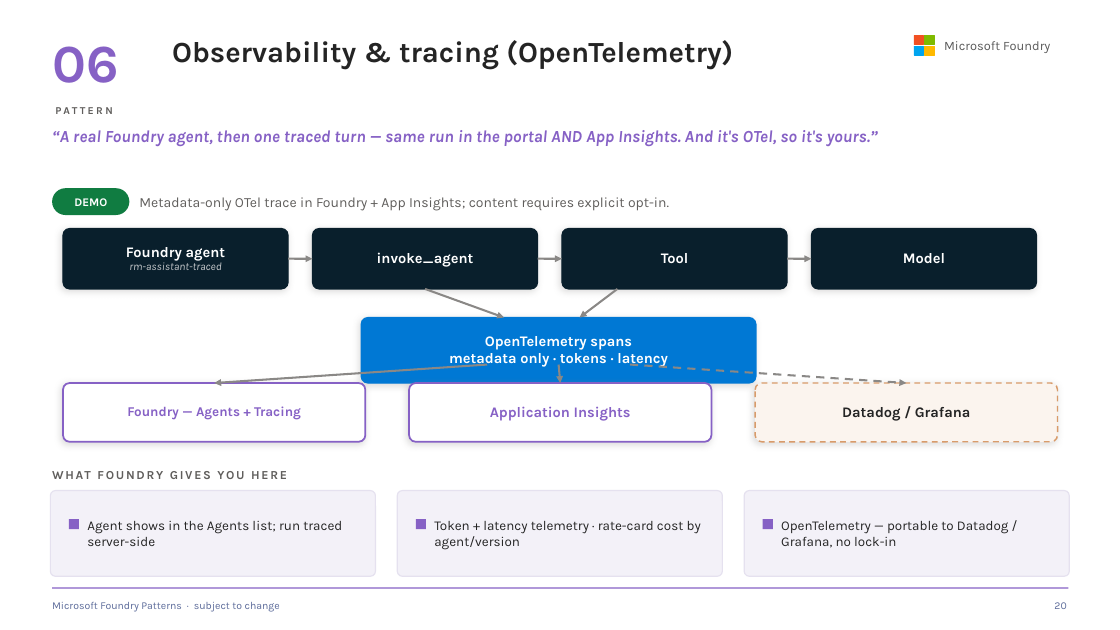
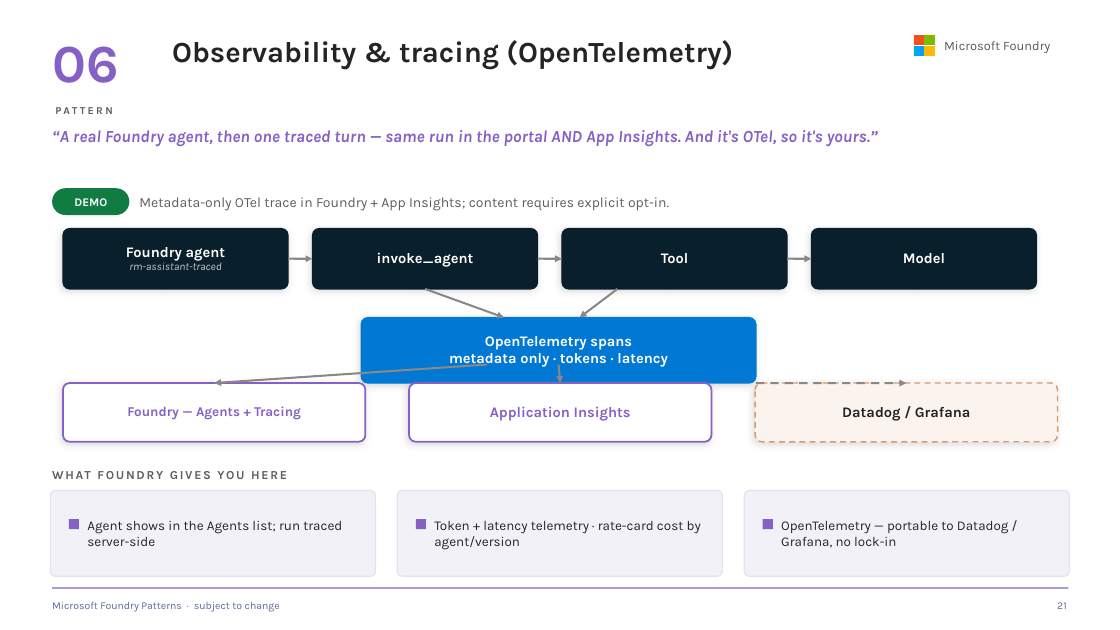
Before and after one commit to SridharArrabelly/foundry-pattern-library, a slide deck: slide 21 of foundry-patterns.pptx (slide 20 before the commit). Drawn at 1120x630 pixels with LibreOffice and Linux fonts; fonts in the diff are those of the drawing. Boxes give left, top, right and bottom in pixels: in the first picture for what was removed or moved away, otherwise in the second. Text is boxed around its words. In the diff, an @@ line names an element or a change of style, - is before the commit and + after.

```diff
--- a/foundry-patterns.pptx
+++ b/foundry-patterns.pptx
@@ arrow moved from (630, 365) - (907, 383) to (756, 383) - (907, 383) @@
@@ text at bbox=[1057, 602, 1067, 609]: text changed @@
-20
+21
```
Also in this commit, not shown: 10 other slides changed, 1 slide added, 43 other files.
